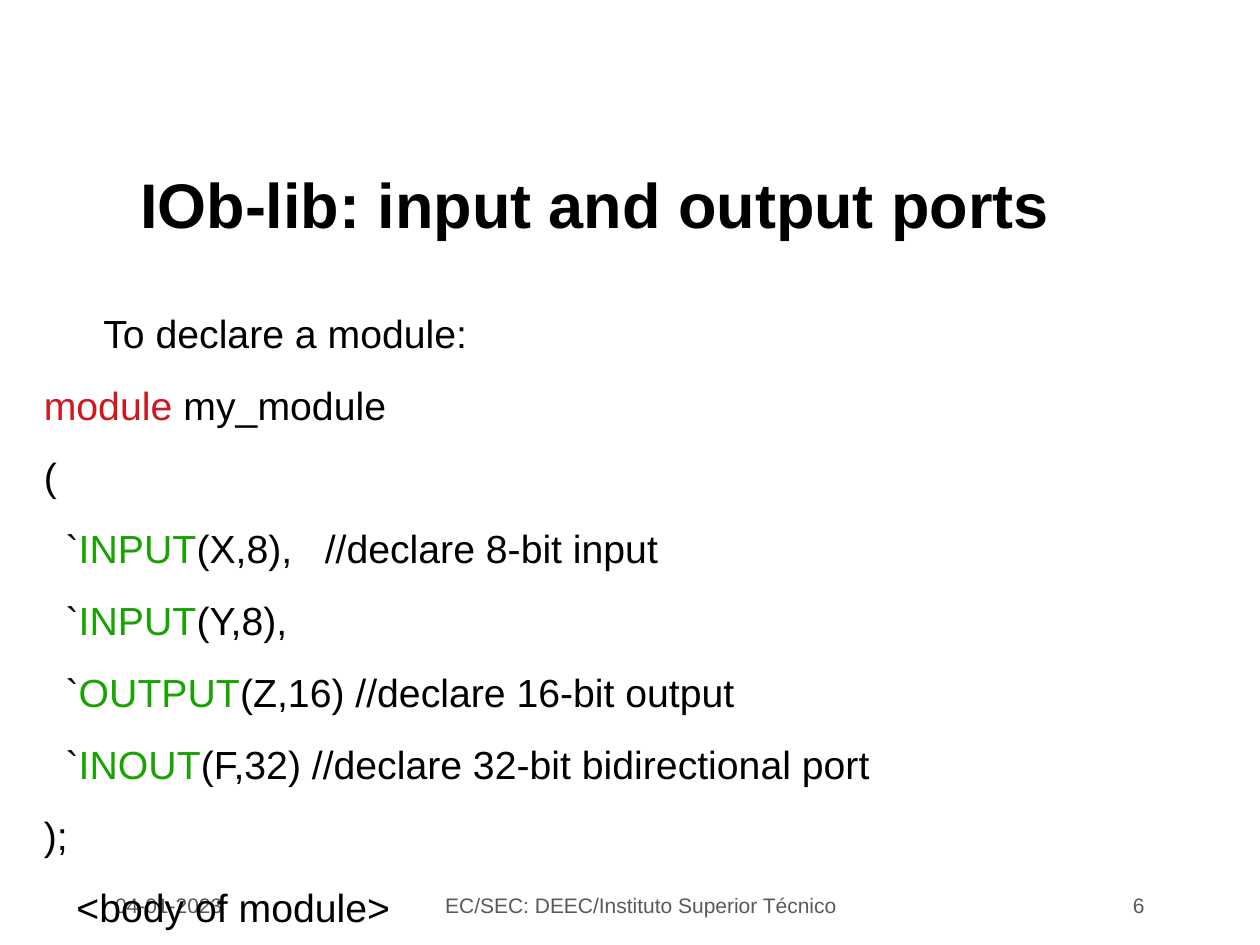
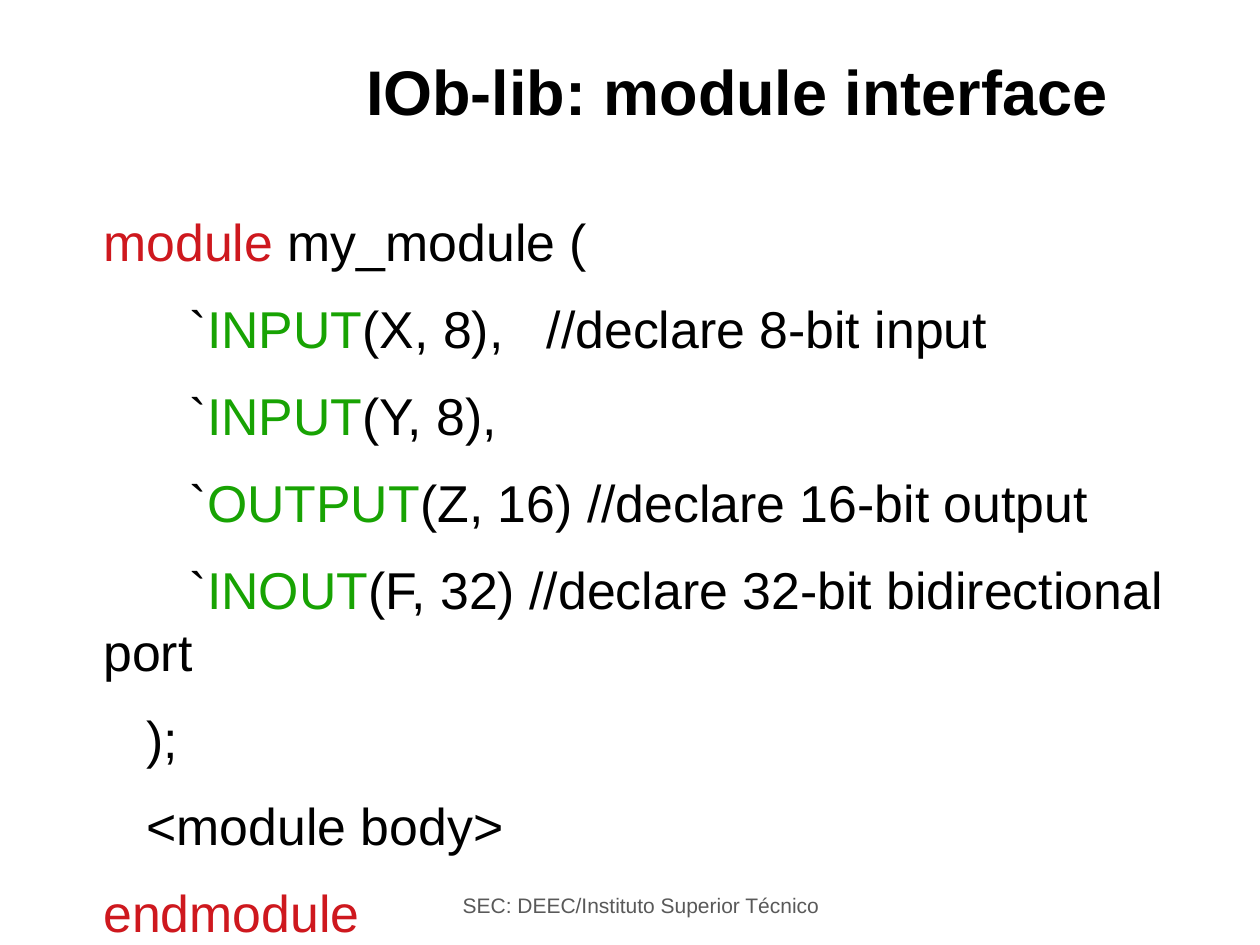
Before and after one commit to jjts/ist-sec, a slide deck: slide 3 of lectures/l7/l7.odp (slide 6 before the commit). Drawn at 1260x945 pixels with LibreOffice and Linux fonts; fonts in the diff are those of the drawing; background and template pictures are left out. Boxes give left, top, right and bottom in pixels: in the first picture for what was removed or moved away, otherwise in the second. Text is boxed around its words. In the diff, an @@ line names an element or a change of style, - is before the commit and + after.

Commit message:
lectures 6 and 7

```diff
--- a/lectures/l7/l7.odp
+++ b/lectures/l7/l7.odp
@@ title added at bbox=[366, 69, 1107, 116], 36 pt, text #000000, bold @@
+IOb-lib: module interface
@@ text "module my_module (": place and size @@
-text "module my_module (" at bbox=[44, 319, 869, 930]
+text "module my_module (" at bbox=[103, 223, 1162, 682]
@@ text "module my_module (" at bbox=[103, 223, 1162, 682]: size 22.4 to 29.6 pt in ");", "endmodule" @@
@@ title removed at bbox=[140, 182, 1048, 240] @@
-IOb-lib: input and output ports
@@ text at bbox=[103, 223, 1162, 682]: text changed; size 22.4 to 29.6 pt @@
-● To declare a module:
-module my_module
-(
-`INPUT(X,8), //declare 8-bit input
-`INPUT(Y,8),
-`OUTPUT(Z,16) //declare 16-bit output
-`INOUT(F,32) //declare 32-bit bidirectional port
+module my_module (
+`INPUT(X, 8), //declare 8-bit input
+`INPUT(Y, 8),
+`OUTPUT(Z, 16) //declare 16-bit output
+`INOUT(F, 32) //declare 32-bit bidirectional port
@@ text at bbox=[76, 893, 390, 930]: text changed; size 22.4 to 29.6 pt @@
-<body of module>
+<module body>
@@ text removed at bbox=[115, 896, 222, 917] @@
-04-01-2023
@@ text at bbox=[463, 897, 818, 917]: text changed @@
-EC/SEC: DEEC/Instituto Superior Técnico
+SEC: DEEC/Instituto Superior Técnico
@@ page number removed at bbox=[1133, 898, 1145, 913] @@
-6
```
Also in this commit, not shown: 7 other slides changed, 6 slides added, 10 slides removed, 3 other files.
